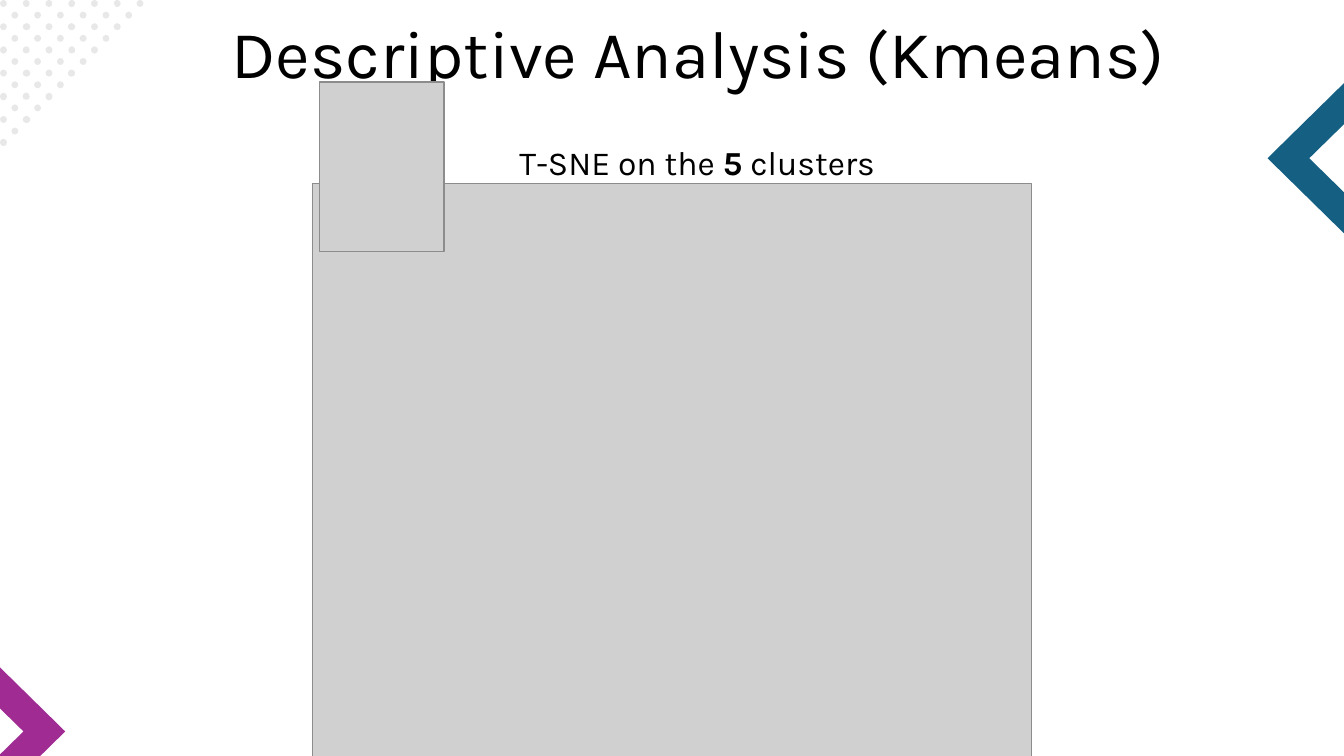
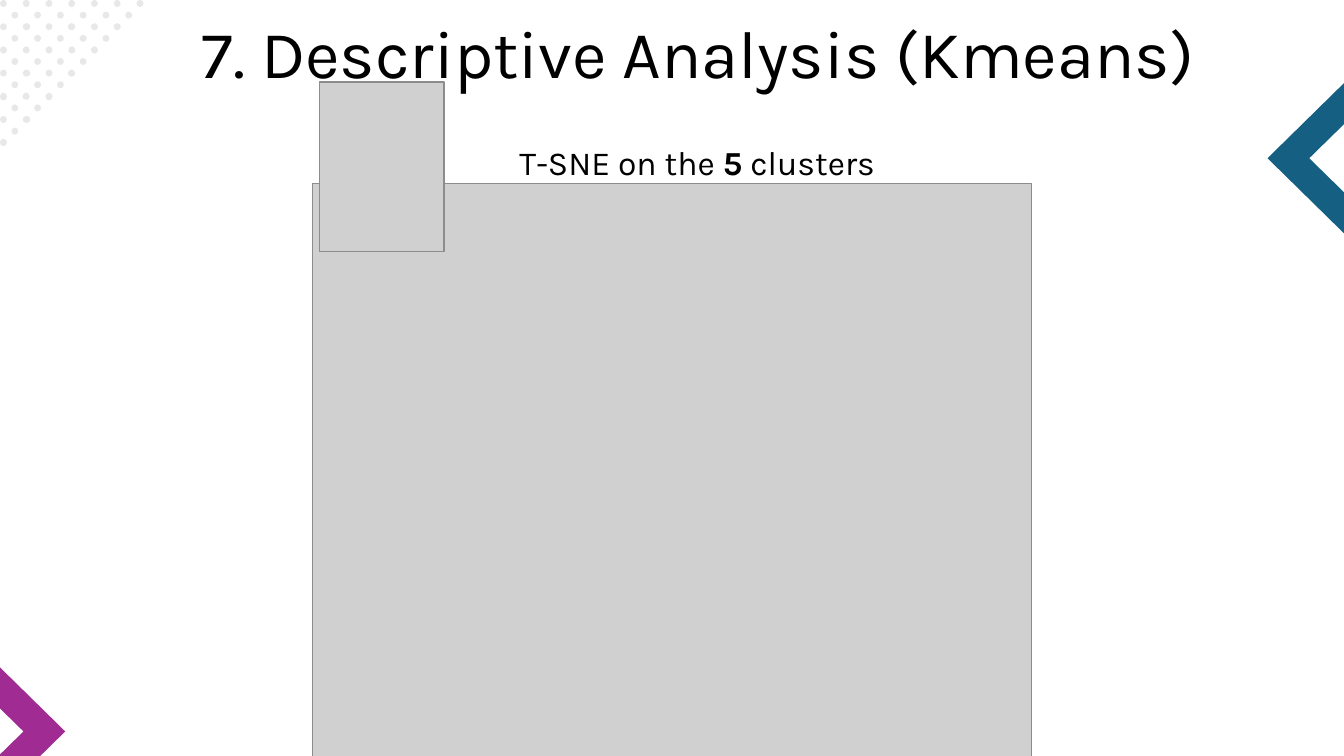
Before and after one commit to BasmaElhoseny01/Credit-Score-Classification-and-Analysis, a slide deck: slide 14 of Presentation.pptx (slide 13 before the commit). Drawn at 1344x756 pixels with LibreOffice and Linux fonts; fonts in the diff are those of the drawing; grey boxes stand for pictures. Boxes give left, top, right and bottom in pixels: in the first picture for what was removed or moved away, otherwise in the second. Text is boxed around its words. In the diff, an @@ line names an element or a change of style, - is before the commit and + after.

```diff
--- a/Presentation.pptx
+++ b/Presentation.pptx
@@ text at <box>202,29,1194,95</box>: text changed @@
-Descriptive Analysis (Kmeans)
+7. Descriptive Analysis (Kmeans)
```
Also in this commit, not shown: 9 other slides changed, 8 slides added, 10 slides removed, 6 other files.
